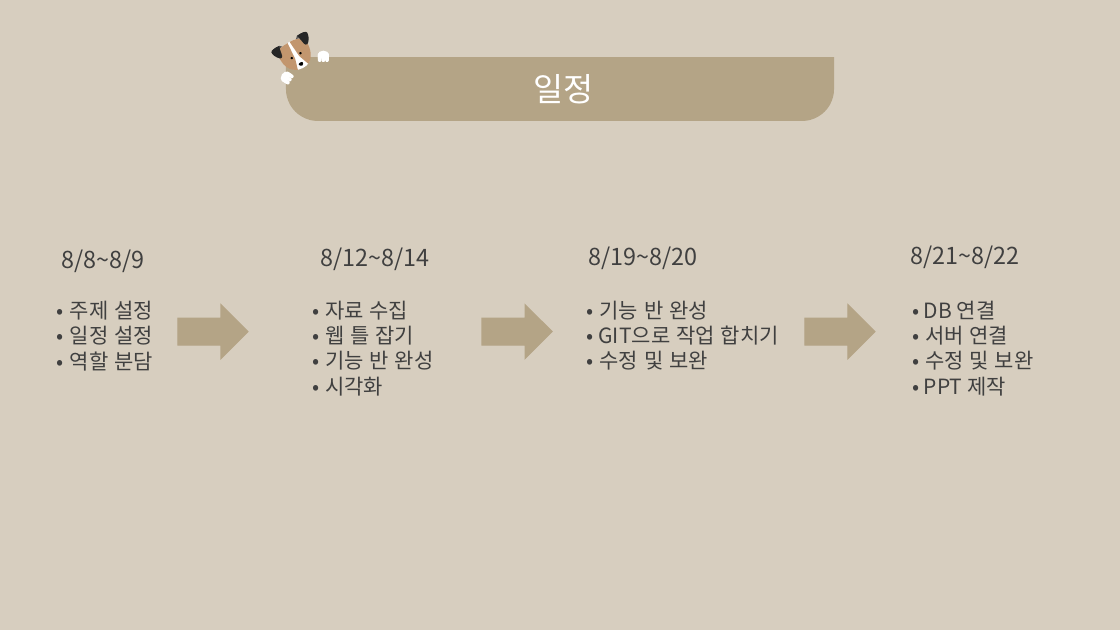
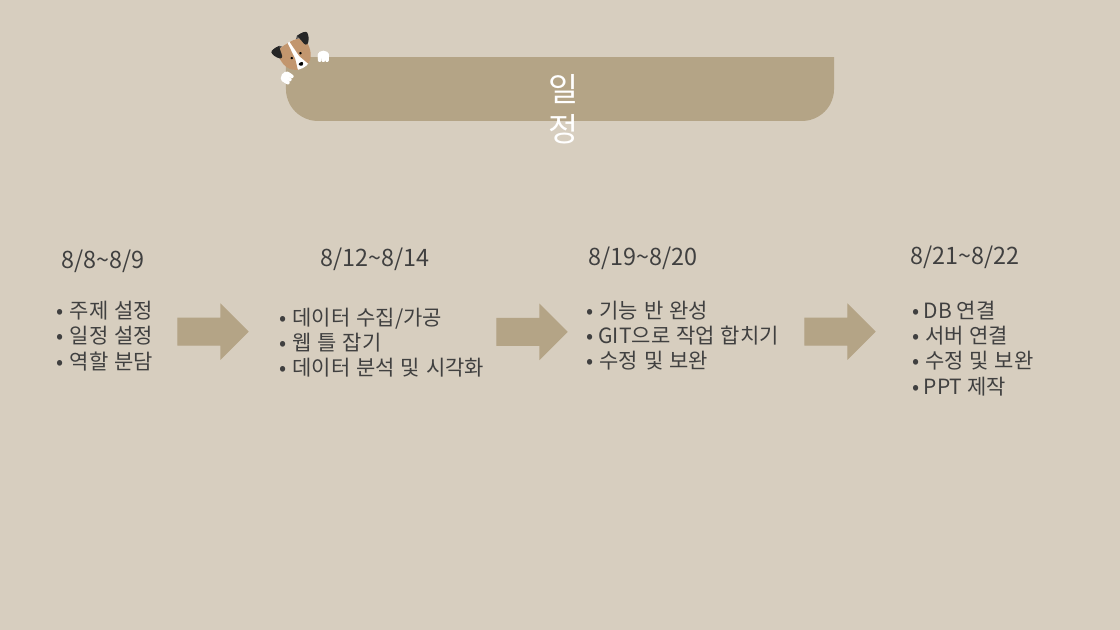
Before and after one commit to MoonYeeun/adopt_dog, a slide deck: slide 5 of adopt_dog .pptx. Drawn at 1120x630 pixels with LibreOffice and Linux fonts; fonts in the diff are those of the drawing. Boxes give left, top, right and bottom in pixels: in the first picture for what was removed or moved away, otherwise in the second. Text is boxed around its words. In the diff, an @@ line names an element or a change of style, - is before the commit and + after.

```diff
--- a/adopt_dog .pptx
+++ b/adopt_dog .pptx
@@ text "일정" rewrapped from (533,74,593,104) to (548,74,578,143) @@
@@ text "• 데이터 수집/가공": place and size @@
-text "• 데이터 수집/가공" at (325,300,434,396)
+text "• 데이터 수집/가공" at (293,307,484,377)
@@ text at (293,307,442,329): text changed @@
-• 자료 수집
+• 데이터 수집/가공
@@ right arrow: place and size @@
-right arrow at (482,305,552,359)
+right arrow at (497,305,567,359)
@@ text at (293,357,484,377): text changed @@
-• 기능 반 완성
-• 시각화
+• 데이터 분석 및 시각화
```
Also in this commit, not shown: 15 other slides changed.
